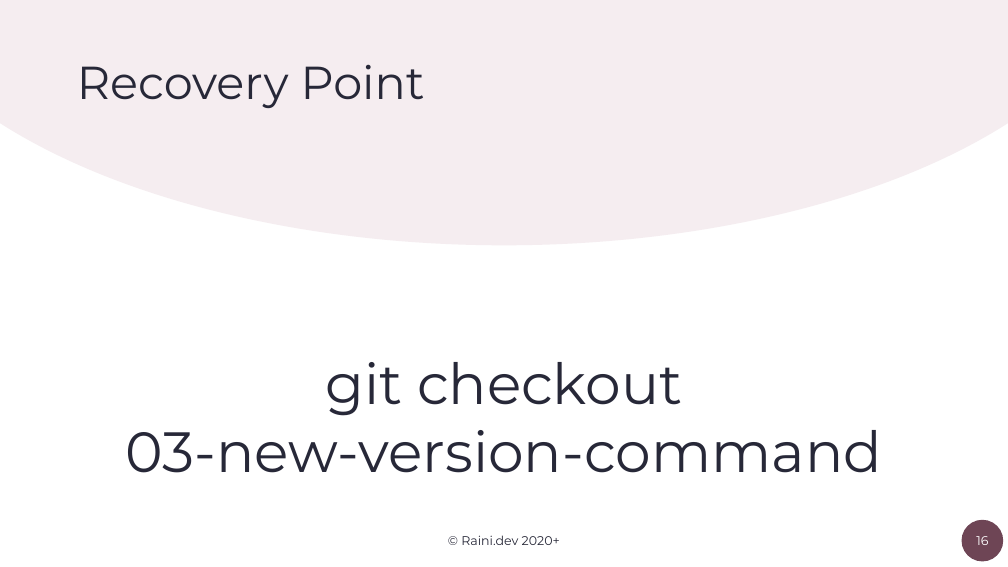
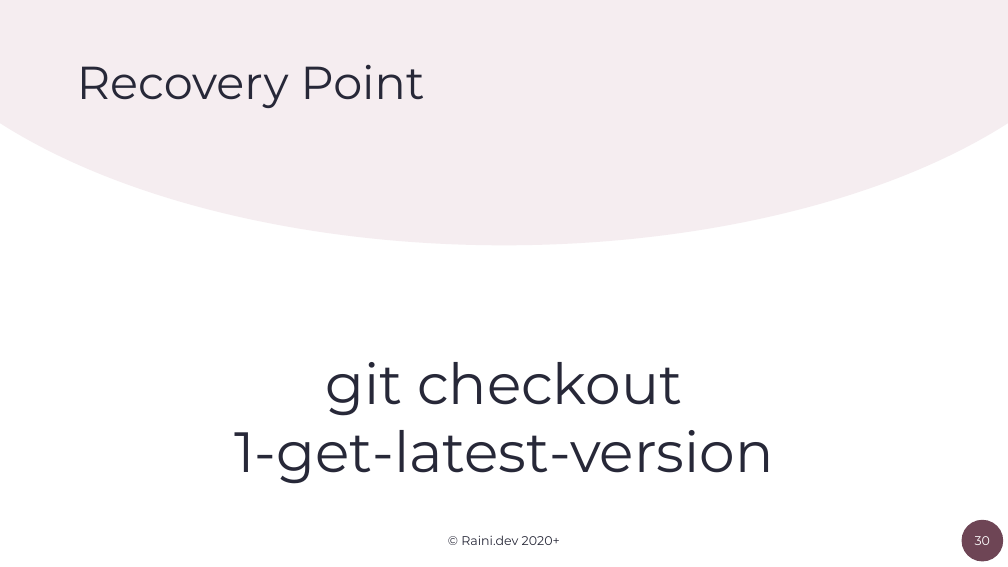
Before and after one commit to orlowdev/clean-project-history-with-semver-and-changelogs, a slide deck: slide 30 of Semantic-Versioning-at-Scale.pptx (slide 16 before the commit). Drawn at 1008x567 pixels with LibreOffice and Linux fonts; fonts in the diff are those of the drawing. Boxes give left, top, right and bottom in pixels: in the first picture for what was removed or moved away, otherwise in the second. Text is boxed around its words. In the diff, an @@ line names an element or a change of style, - is before the commit and + after.

```diff
--- a/Semantic-Versioning-at-Scale.pptx
+++ b/Semantic-Versioning-at-Scale.pptx
@@ text at box(234, 430, 774, 484): text changed @@
-03-new-version-command
+1-get-latest-version
@@ page number at box(975, 536, 990, 545): text changed @@
-16
+30
```
Also in this commit, not shown: 14 other slides changed, 4 slides added, 2 slides removed.
